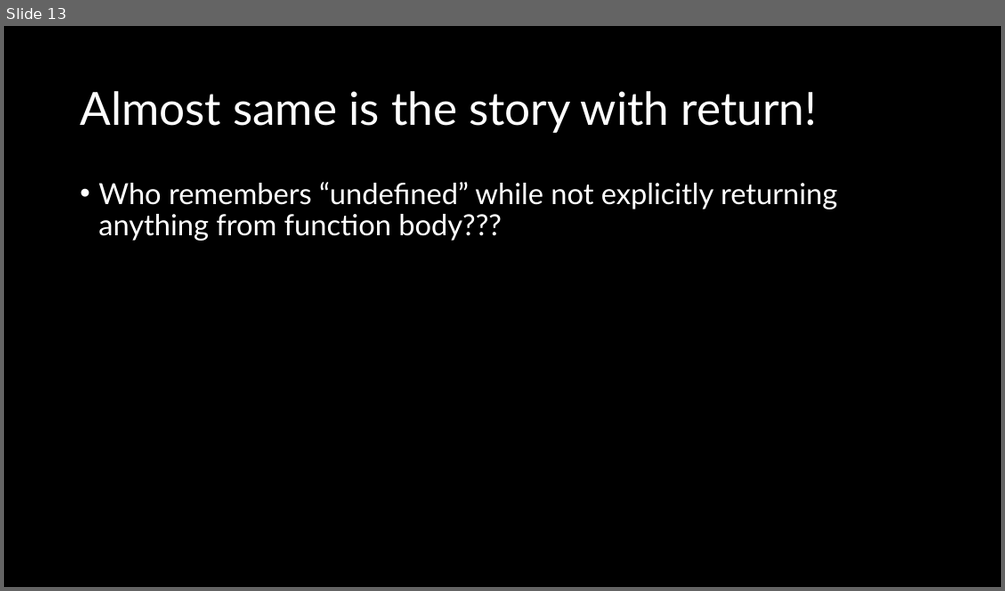
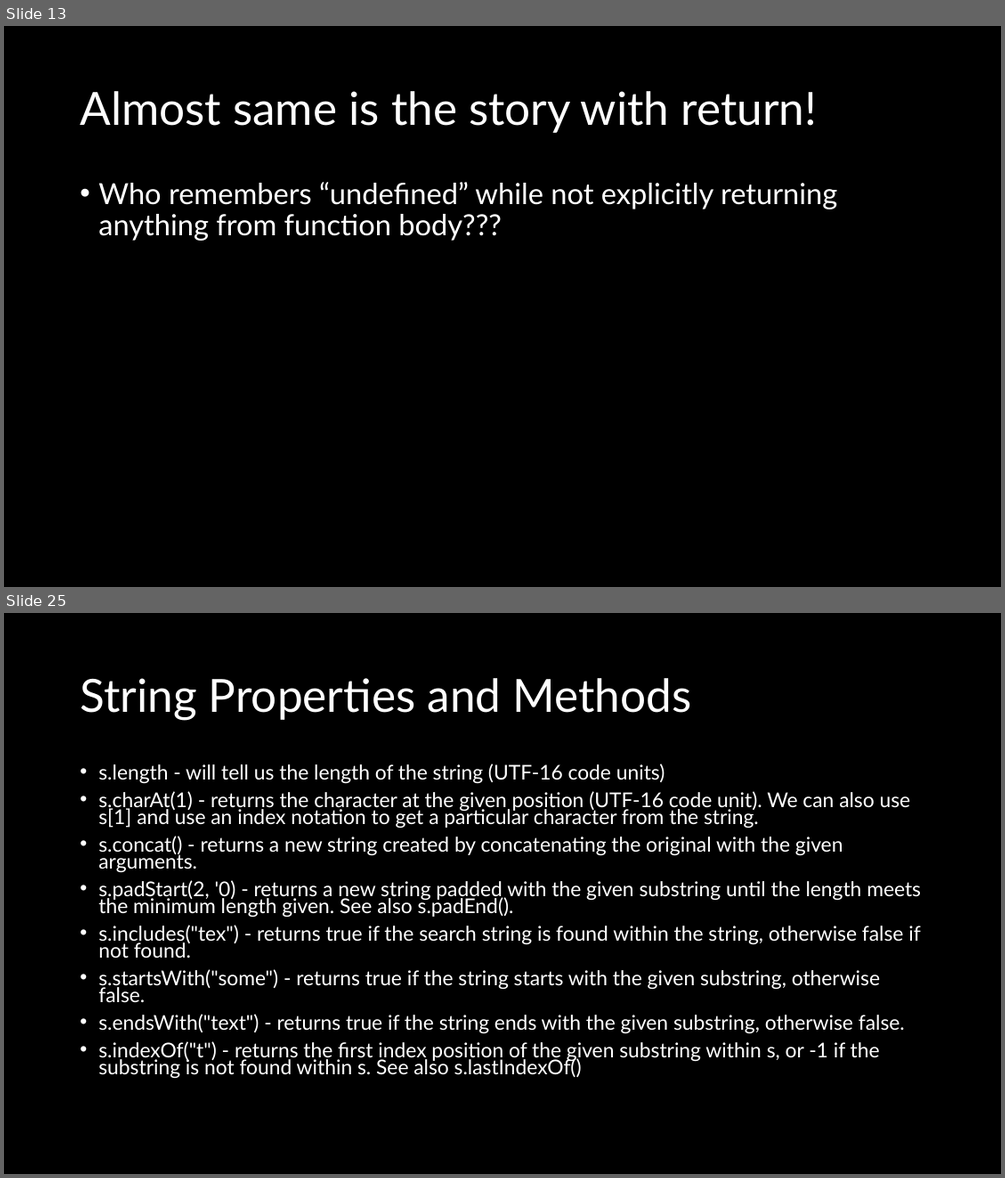
Before and after one commit to natiquekeyin/fall2024, a slide deck: JavaScript/Week3/Week3.pptx. Shown one above the other, each under a label of ours: slide 13 before the commit, slides 13 and 25 after it; the slides between them are not shown. The pictures are 1005x591 and 1005x1178 pixels, drawn with LibreOffice and Linux fonts; fonts in the diff are those of the drawing. Boxes give left, top, right and bottom in pixels: in the first picture for what was removed or moved away, otherwise in the second. Text is boxed around its words. In the diff, an @@ line names an element or a change of style, - is before the commit and + after.

```diff
--- a/JavaScript/Week3/Week3.pptx
+++ b/JavaScript/Week3/Week3.pptx
@@ slide 25 added at <box>4,613,1001,1174</box>, background #000000 @@
@@ title added at <box>80,678,692,720</box>, 44 pt, text #FFFFFF @@
+String Properties and Methods
@@ text added at <box>98,763,921,1078</box>, 19.6 pt, text #FFFFFF @@
+• s.length - will tell us the length of the string (UTF-16 code units)
+• s.charAt(1) - returns the character at the given position (UTF-16 code unit). We can also use s[1] and use an index notation to get a particular character from the string.
+• s.concat() - returns a new string created by concatenating the original with the given arguments.
+• s.padStart(2, '0) - returns a new string padded with the given substring until the length meets the minimum length given. See also s.padEnd().
+• s.includes("tex") - returns true if the search string is found within the string, otherwise false if not found.
+• s.startsWith("some") - returns true if the string starts with the given substring, otherwise false.
+• s.endsWith("text") - returns true if the string ends with the given substring, otherwise false.
+• s.indexOf("t") - returns the first index position of the given substring within s, or -1 if the substring is not found within s. See also s.lastIndexOf()
```
Also in this commit, not shown: 13 other slides added, 1 other file.
